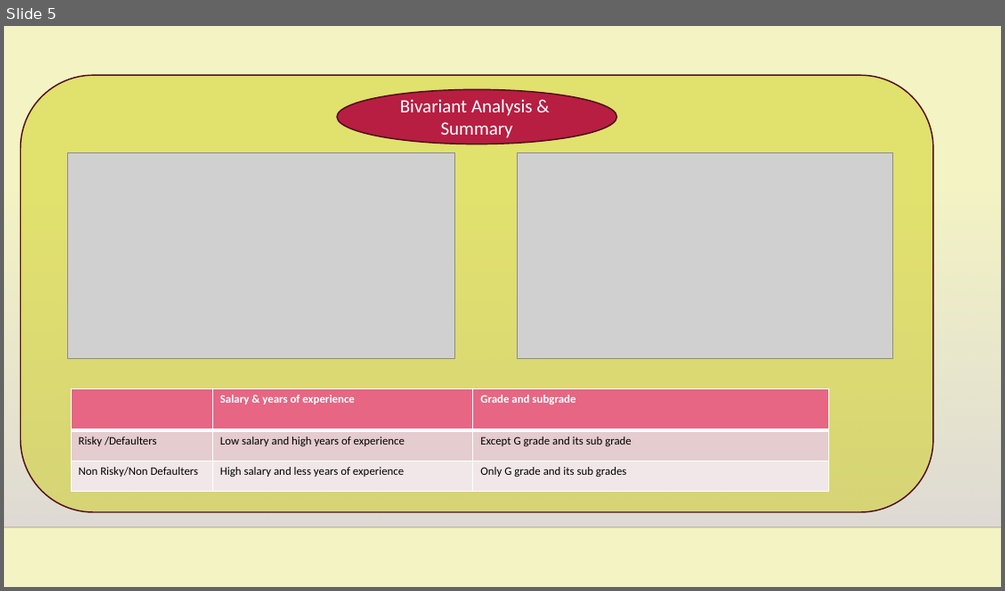
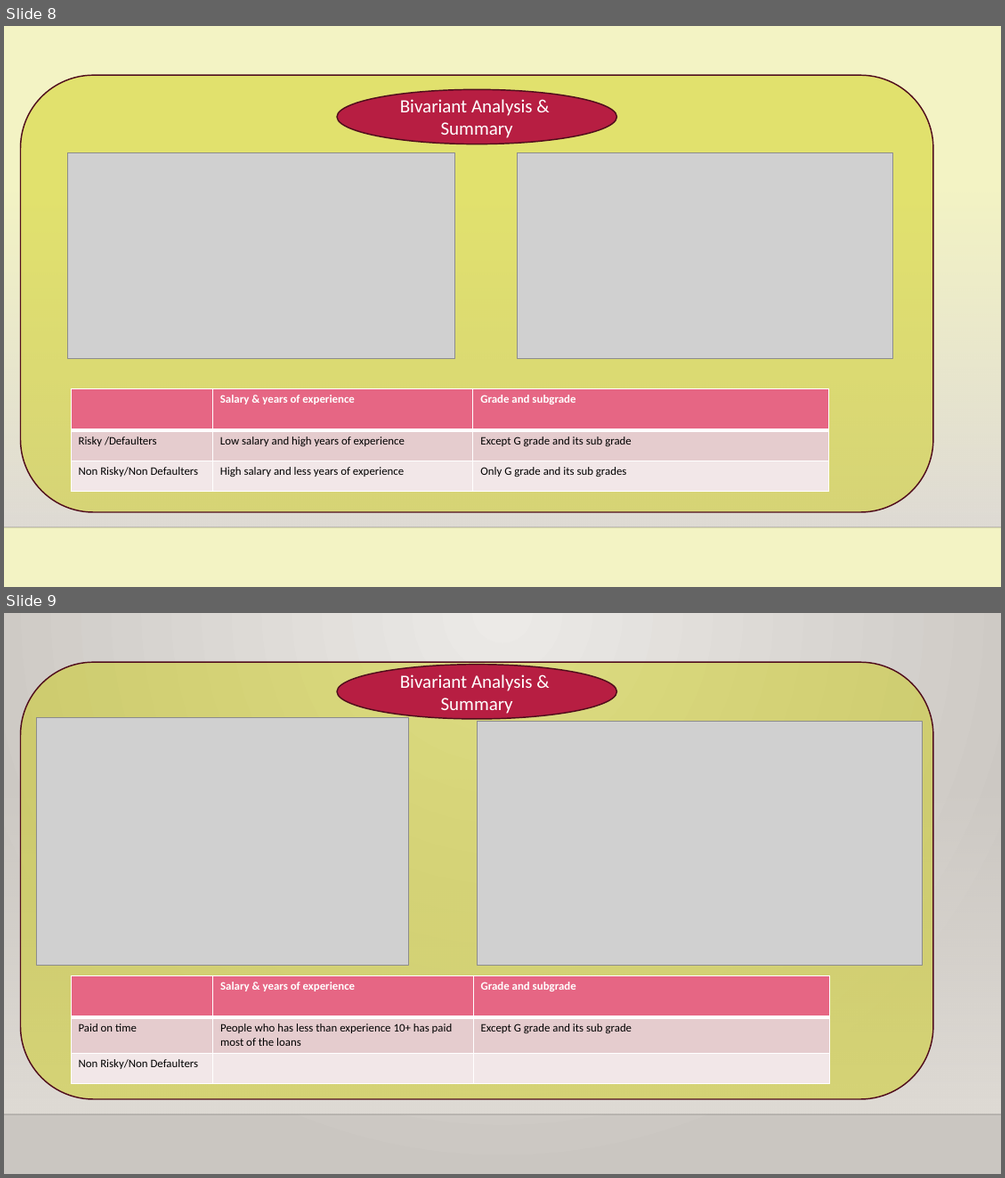
Before and after one commit to anandbanshi123/Submission_Lending_Club_Case_Study, a slide deck: Accelerating Loan Approvals.pptx. Shown one above the other, each under a label of ours: slide 5 before the commit, slides 8 and 9 after it. The pictures are 1005x591 and 1005x1178 pixels, drawn with LibreOffice and Linux fonts; fonts in the diff are those of the drawing; grey boxes stand for pictures; background and template pictures are left out. Boxes give left, top, right and bottom in pixels: in the first picture for what was removed or moved away, otherwise in the second. Text is boxed around its words. In the diff, an @@ line names an element or a change of style, - is before the commit and + after.

```diff
--- a/Accelerating Loan Approvals.pptx
+++ b/Accelerating Loan Approvals.pptx
@@ slide 9 added at [4, 613, 1001, 1174], background gradient #ECEAE7 to #CAC7C1; not listed: 2 template elements that a slide beside it also shows @@
@@ rounded rectangle added at [20, 662, 933, 1099], fill #CCCC00 at 44% opacity, outline #500D1D 1.25 pt @@
@@ ellipse added at [337, 665, 616, 719], fill #B71E42, outline #500D1D 1.25 pt, 18 pt, text #FFFFFF @@
+Bivariant Analysis & Summary
@@ picture added at [37, 718, 409, 965] @@
@@ picture added at [477, 722, 922, 965] @@
@@ table added at [71, 976, 829, 1083], 3 rows, 3 columns @@
+ | Salary & years of experience | Grade and subgrade
+Paid on time | People who has less than experience 10+ has paid most of the loans | Except G grade and its sub grade
+Non Risky/Non Defaulters |  | 
@@ what was slide 5 is now slide 8 @@
```
Also in this commit, not shown: 1 slide changed, 3 other slides added, 2 other files.
